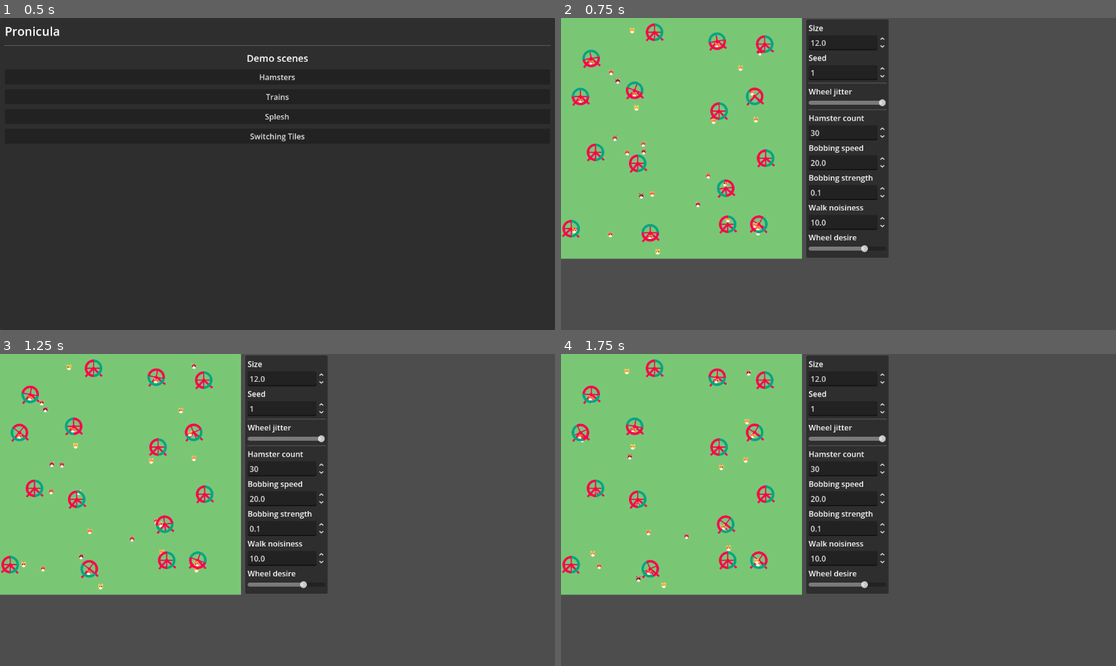
Above: before the commit, frames 1-4 (two rows, left to right).
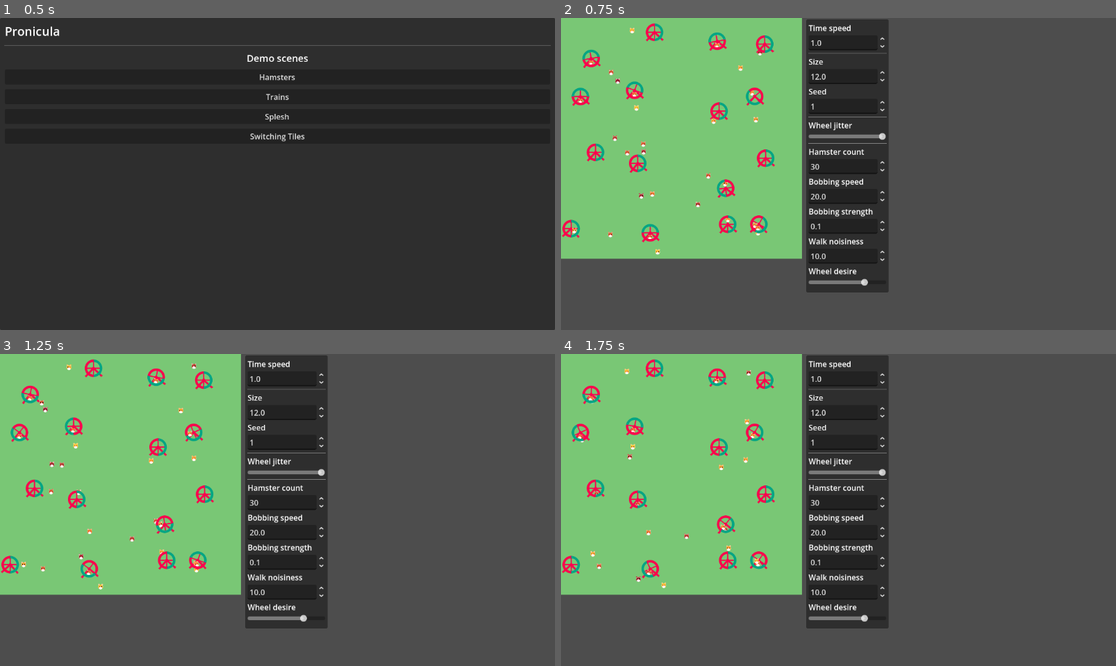
Above: after the commit, the same moments.

Repository: ErikSeewald/Pronicula
Game: Godot game, scene res://scenes/menu/menu.tscn
The game is run twice, just before and just after one commit, with the same random seed, the same clock (stepped at 60 frames per second) and the same inputs.
Inputs (mouse positions are in pixels of both pictures, inside the frame that each line leads up to):
- Up to frame 1 (0.5 s): no input
- Up to frame 2 (0.75 s): click "Hamsters" at 0.5 s
- Up to frame 3 (1.25 s): no input
- Up to frame 4 (1.75 s): move the mouse to (960, 494) at 1.27 s; hold Middle mouse button (move_around) from 1.28 s (still down); click (960, 494) at 1.42 s

Frame 1 is identical in both runs. In frame 2, 4.0% of the frame differs, in the area x 44-59%, y 2-88%; in frame 3, 4.0%; in frame 4, 4.0%.

Commit message:
add hamster time speed variable

Diff:
--- a/scenes/demos/Hamsters.tscn
+++ b/scenes/demos/Hamsters.tscn
@@ -34,14 +34,31 @@
 offset_left = 509.0
 offset_top = 3.0
 offset_right = 680.0
-offset_bottom = 498.0
+offset_bottom = 570.0
 
 [node name="VBoxContainer" type="VBoxContainer" parent="FloatingContainer/UI" unique_id=2071290171]
 layout_mode = 0
 offset_left = 5.0
 offset_top = 6.0
 offset_right = 166.0
-offset_bottom = 259.0
+offset_bottom = 527.0
+
+[node name="TimeSpeedLabel" type="Label" parent="FloatingContainer/UI/VBoxContainer" unique_id=1138775315]
+layout_mode = 2
+text = "Time speed"
+
+[node name="TimeSpeedInput" type="SpinBox" parent="FloatingContainer/UI/VBoxContainer" unique_id=1657042854]
+layout_mode = 2
+min_value = -1000000.0
+max_value = 1000000.0
+step = 0.01
+value = 1.0
+allow_greater = true
+allow_lesser = true
+metadata/_edit_use_anchors_ = true
+
+[node name="HSeparator4" type="HSeparator" parent="FloatingContainer/UI/VBoxContainer" unique_id=398665440]
+layout_mode = 2
 
 [node name="SizeLabel" type="Label" parent="FloatingContainer/UI/VBoxContainer" unique_id=913660913]
 layout_mode = 2
@@ -142,6 +159,7 @@
 step = 0.01
 value = 0.75
 
+[connection signal="value_changed" from="FloatingContainer/UI/VBoxContainer/TimeSpeedInput" to="FloatingContainer/ColorRect" method="on_set_time_speed"]
 [connection signal="value_changed" from="FloatingContainer/UI/VBoxContainer/SizeInput" to="FloatingContainer/ColorRect" method="on_change" binds= ["size"]]
 [connection signal="value_changed" from="FloatingContainer/UI/VBoxContainer/SeedInput" to="FloatingContainer/ColorRect" method="on_change" binds= ["seed"]]
 [connection signal="value_changed" from="FloatingContainer/UI/VBoxContainer/JitterSlider" to="FloatingContainer/ColorRect" method="on_change" binds= ["jitter_intensity"]]
--- a/scripts/demos/hamsters/hamsters.gd
+++ b/scripts/demos/hamsters/hamsters.gd
@@ -1,13 +1,17 @@
 extends ColorRect
 
 var time := 0.0
+var time_speed := 1.0
 
 func _ready() -> void:
 	time = material.get_shader_parameter("time")
 
 func _process(delta: float) -> void:
-	time += delta
+	time += delta * time_speed
 	material.set_shader_parameter("time", time)
 
-func on_change(param_value, param_name):
+func on_change(param_value, param_name) -> void:
 	material.set_shader_parameter(param_name, param_value)
+
+func on_set_time_speed(value: float) -> void:
+	time_speed = value
